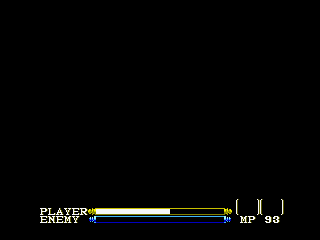
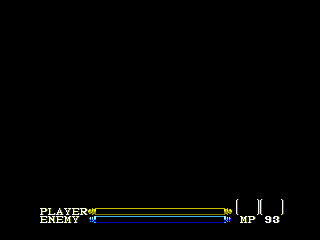
Two versions of the same layered image (320px x 240px). Layer-by-layer changes:
painted on "Background" over [96, 209, 170, 214]
